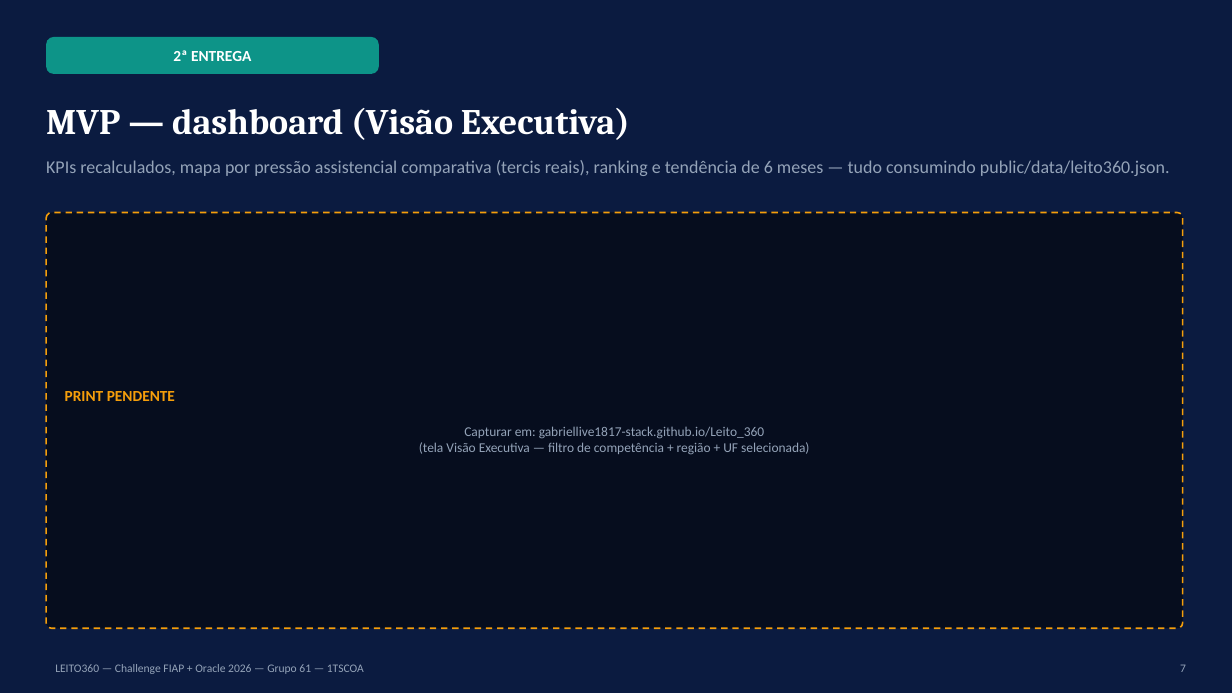
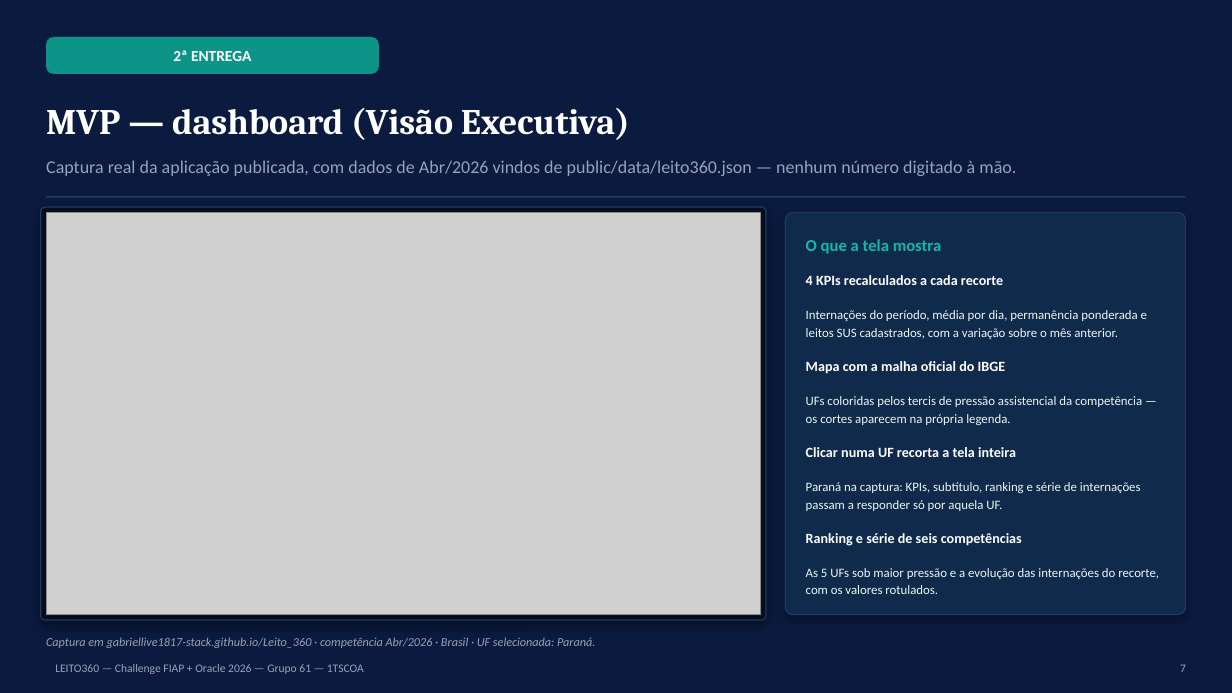
Before and after one commit to gabriellive1817-stack/Leito_360, a slide deck: slide 7 of EC_Sprint_2_1TSCOA_EvidenciasConstrucao_LEITO360_GRUPO61.pptx. Drawn at 1232x693 pixels with LibreOffice and Linux fonts; fonts in the diff are those of the drawing; grey boxes stand for pictures. Boxes give left, top, right and bottom in pixels: in the first picture for what was removed or moved away, otherwise in the second. Text is boxed around its words. In the diff, an @@ line names an element or a change of style, - is before the commit and + after.

```diff
--- a/EC_Sprint_2_1TSCOA_EvidenciasConstrucao_LEITO360_GRUPO61.pptx
+++ b/EC_Sprint_2_1TSCOA_EvidenciasConstrucao_LEITO360_GRUPO61.pptx
@@ text at [46,160,1016,176]: text changed @@
-KPIs recalculados, mapa por pressão assistencial comparativa (tercis reais), ranking e tendência de 6 meses — tudo consumindo public/data/leito360.json.
+Captura real da aplicação publicada, com dados de Abr/2026 vindos de public/data/leito360.json — nenhum número digitado à mão.
@@ rounded rectangle: place and size @@
-rounded rectangle at [46,213,1183,628]
+rounded rectangle at [41,207,766,620]
@@ rounded rectangle at [41,207,766,620]: outline #F59E0B 1.25 pt dashed to #1E3A5F 1 pt; shadow on; proportions changed @@
@@ rectangle added at [46,196,1186,198], fill #1E3A5F @@
@@ picture added at [46,213,761,615] @@
@@ rounded rectangle added at [786,213,1186,615], fill #0F2A4A, outline #1E3A5F 1 pt @@
@@ text added at [806,239,942,254], 13 pt, text #14B8A6, bold @@
+O que a tela mostra
@@ text added at [806,275,1003,285], 11 pt, text #FFFFFF, bold @@
+4 KPIs recalculados a cada recorte
@@ text added at [806,310,1147,339], 10 pt, text #EAF6F3 @@
+Internações do período, média por dia, permanência ponderada e leitos SUS cadastrados, com a variação sobre o mês anterior.
@@ text added at [806,361,1006,374], 11 pt, text #FFFFFF, bold @@
+Mapa com a malha oficial do IBGE
@@ text added at [806,396,1142,425], 10 pt, text #EAF6F3 @@
+UFs coloridas pelos tercis de pressão assistencial da competência — os cortes aparecem na própria legenda.
@@ text added at [806,447,1016,457], 11 pt, text #FFFFFF, bold @@
+Clicar numa UF recorta a tela inteira
@@ text added at [806,482,1141,511], 10 pt, text #EAF6F3 @@
+Paraná na captura: KPIs, subtítulo, ranking e série de internações passam a responder só por aquela UF.
@@ text added at [806,533,1022,546], 11 pt, text #FFFFFF, bold @@
+Ranking e série de seis competências
@@ text added at [806,568,1159,594], 10 pt, text #EAF6F3 @@
+As 5 UFs sob maior pressão e a evolução das internações do recorte, com os valores rotulados.
@@ text at [46,637,595,648]: text changed; size 10.5 to 9.5 pt; italic on @@
-PRINT PENDENTE
-Capturar em: gabriellive1817-stack.github.io/Leito_360
-(tela Visão Executiva — filtro de competência + região + UF selecionada)
+Captura em gabriellive1817-stack.github.io/Leito_360 · competência Abr/2026 · Brasil · UF selecionada: Paraná.
```
Also in this commit, not shown: 17 other slides changed, 8 other files.
